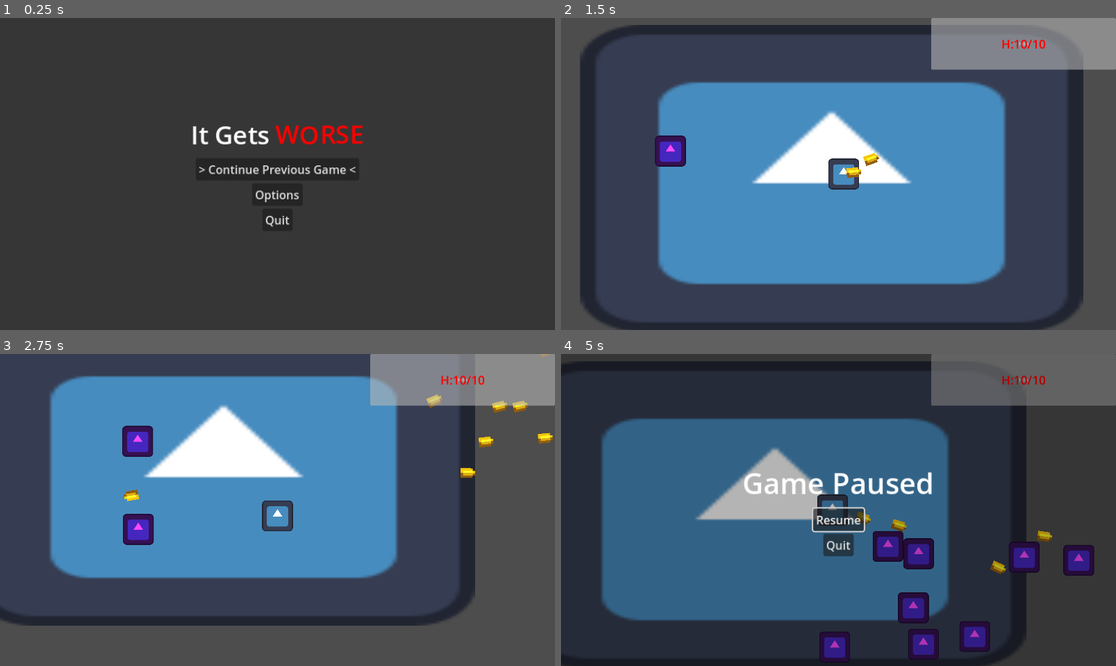
Above: before the commit, frames 1-4 (two rows, left to right).
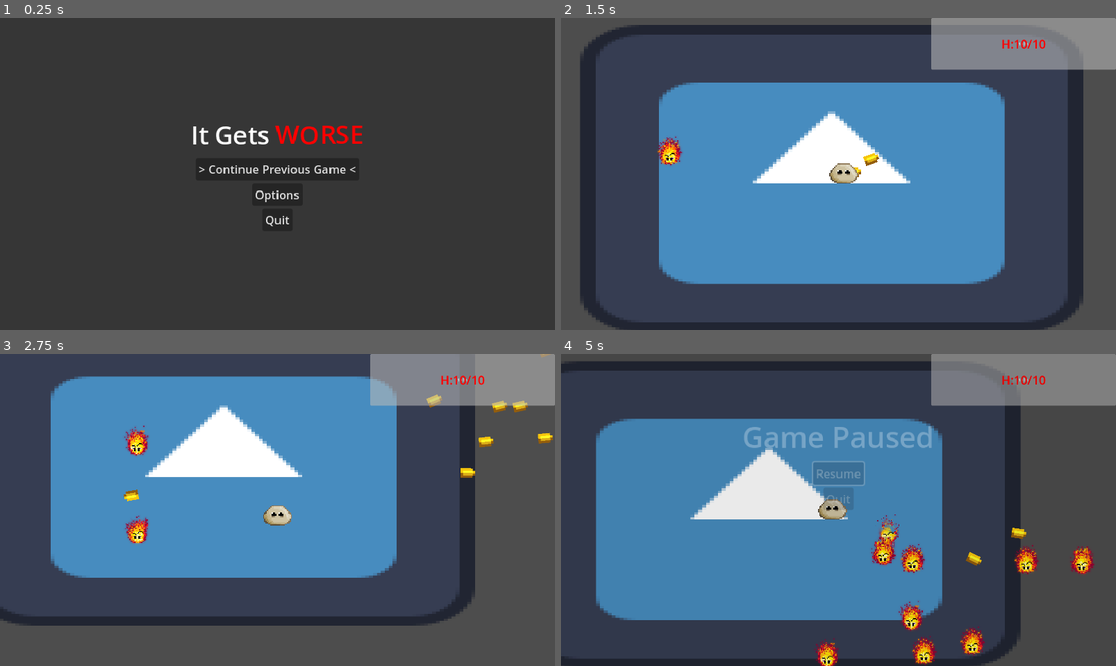
Above: after the commit, the same moments.

Repository: PixelSaver/it-gets-worse
Game: Godot game, scene res://UI/main_menu.tscn
The game is run twice, just before and just after one commit, with the same random seed, the same clock (stepped at 60 frames per second) and the same inputs. The engine's default icon, where the game draws it, is replaced by a stand-in: a white triangle on a blue panel in a dark square.
Inputs (mouse positions are in pixels of both pictures, inside the frame that each line leads up to):
- Up to frame 1 (0.25 s): no input
- Up to frame 2 (1.5 s): click "> Continue Previous Game <" at 0.5 s; tap Enter at 1.25 s; move the mouse to (960, 158) at 1.27 s; press the mouse at (960, 158) at 1.28 s; hold D (right) from 1.28 s (still down)
- Up to frame 3 (2.75 s): move the mouse to (166, 525) at 2.02 s; release D (right) at 2.03 s; release the mouse at (166, 525) at 2.03 s; hold S (down) from 2.03 s (still down); click (166, 525) at 2.1 s
- Up to frame 4 (5 s): move the mouse to (894, 441) at 2.77 s; release S (down) at 2.78 s; press the mouse at (894, 441) at 2.78 s; hold D (right) 2.78-3.53 s; move the mouse to (810, 572) at 3.52 s; release the mouse at (810, 572) at 3.53 s; hold W (up) 3.53-4.28 s; click (810, 572) at 3.6 s; move the mouse to (1005, 556) at 4.27 s; press the mouse at (1005, 556) at 4.28 s; hold A (left) from 4.28 s (still down); tap Escape (escape) at 4.9 s

The runs differ from the first frame. In frame 1, 0.6% of the frame differs, in the area x 34-66%, y 34-68%; in frame 2, 2.2%; in frame 3, 2.8%; in frame 4, 49%, in the area x 0-100%, y 0-100%.
Error before the commit: Invalid call. Nonexistent function 'release_mouse' in base 'Node (global.gd)'. (res://UI/pause_menu.gd:42)

Commit message:
added images from friend

Diff:
--- a/Scenes/enemy.tscn
+++ b/Scenes/enemy.tscn
@@ -1,9 +1,10 @@
-[gd_scene load_steps=7 format=3 uid="uid://hewpbt8k483p"]
+[gd_scene load_steps=26 format=3 uid="uid://hewpbt8k483p"]
 
 [ext_resource type="Script" uid="uid://bdfa32qk62ofn" path="res://Scripts/enemy.gd" id="1_1f0kj"]
-[ext_resource type="Texture2D" uid="uid://h5tjeu41up4j" path="res://Assets/icon.svg" id="1_hghv2"]
 [ext_resource type="PackedScene" uid="uid://cjrrrihvbu5g2" path="res://Scripts/Components/health_component.tscn" id="3_287tu"]
 [ext_resource type="PackedScene" uid="uid://ccmysrmb86a4n" path="res://Scripts/Components/hitbox_component.tscn" id="4_0830c"]
+[ext_resource type="Texture2D" uid="uid://dalr1718hr57v" path="res://Assets/flame/death/flame death spritesheet.png" id="4_ghaa6"]
+[ext_resource type="Texture2D" uid="uid://ddc16bcssahko" path="res://Assets/flame/idle/flame idle spritesheet.png" id="5_1dp5w"]
 
 [sub_resource type="CircleShape2D" id="CircleShape2D_1f0kj"]
 custom_solver_bias = 1.0
@@ -11,6 +12,138 @@
 
 [sub_resource type="CircleShape2D" id="CircleShape2D_ghaa6"]
 radius = 70.0
+
+[sub_resource type="AtlasTexture" id="AtlasTexture_auwsv"]
+atlas = ExtResource("4_ghaa6")
+region = Rect2(0, 0, 32, 32)
+
+[sub_resource type="AtlasTexture" id="AtlasTexture_8uf12"]
+atlas = ExtResource("4_ghaa6")
+region = Rect2(32, 0, 32, 32)
+
+[sub_resource type="AtlasTexture" id="AtlasTexture_po0sg"]
+atlas = ExtResource("4_ghaa6")
+region = Rect2(64, 0, 32, 32)
+
+[sub_resource type="AtlasTexture" id="AtlasTexture_haro7"]
+atlas = ExtResource("4_ghaa6")
+region = Rect2(96, 0, 32, 32)
+
+[sub_resource type="AtlasTexture" id="AtlasTexture_56vhr"]
+atlas = ExtResource("4_ghaa6")
+region = Rect2(128, 0, 32, 32)
+
+[sub_resource type="AtlasTexture" id="AtlasTexture_ta2yt"]
+atlas = ExtResource("4_ghaa6")
+region = Rect2(160, 0, 32, 32)
+
+[sub_resource type="AtlasTexture" id="AtlasTexture_m4x7e"]
+atlas = ExtResource("4_ghaa6")
+region = Rect2(192, 0, 32, 32)
+
+[sub_resource type="AtlasTexture" id="AtlasTexture_vt4ob"]
+atlas = ExtResource("4_ghaa6")
+region = Rect2(224, 0, 32, 32)
+
+[sub_resource type="AtlasTexture" id="AtlasTexture_hgeoe"]
+atlas = ExtResource("4_ghaa6")
+region = Rect2(256, 0, 32, 32)
+
+[sub_resource type="AtlasTexture" id="AtlasTexture_tk7xo"]
+atlas = ExtResource("4_ghaa6")
+region = Rect2(288, 0, 32, 32)
+
+[sub_resource type="AtlasTexture" id="AtlasTexture_scl1n"]
+atlas = ExtResource("4_ghaa6")
+region = Rect2(320, 0, 32, 32)
+
+[sub_resource type="AtlasTexture" id="AtlasTexture_dhkrs"]
+atlas = ExtResource("4_ghaa6")
+region = Rect2(352, 0, 32, 32)
+
+[sub_resource type="AtlasTexture" id="AtlasTexture_5xdhn"]
+atlas = ExtResource("4_ghaa6")
+region = Rect2(384, 0, 32, 32)
+
+[sub_resource type="AtlasTexture" id="AtlasTexture_4jyny"]
+atlas = ExtResource("5_1dp5w")
+region = Rect2(0, 0, 48, 48)
+
+[sub_resource type="AtlasTexture" id="AtlasTexture_vh8xy"]
+atlas = ExtResource("5_1dp5w")
+region = Rect2(48, 0, 48, 48)
+
+[sub_resource type="AtlasTexture" id="AtlasTexture_qjcj6"]
+atlas = ExtResource("5_1dp5w")
+region = Rect2(96, 0, 48, 48)
+
+[sub_resource type="AtlasTexture" id="AtlasTexture_4ycey"]
+atlas = ExtResource("5_1dp5w")
+region = Rect2(144, 0, 48, 48)
+
+[sub_resource type="SpriteFrames" id="SpriteFrames_8cim4"]
+animations = [{
+"frames": [{
+"duration": 1.0,
+"texture": SubResource("AtlasTexture_auwsv")
+}, {
+"duration": 1.0,
+"texture": SubResource("AtlasTexture_8uf12")
+}, {
+"duration": 1.0,
+"texture": SubResource("AtlasTexture_po0sg")
+}, {
+"duration": 1.0,
+"texture": SubResource("AtlasTexture_haro7")
+}, {
+"duration": 1.0,
+"texture": SubResource("AtlasTexture_56vhr")
+}, {
+"duration": 1.0,
+"texture": SubResource("AtlasTexture_ta2yt")
+}, {
+"duration": 1.0,
+"texture": SubResource("AtlasTexture_m4x7e")
+}, {
+"duration": 1.0,
+"texture": SubResource("AtlasTexture_vt4ob")
+}, {
+"duration": 1.0,
+"texture": SubResource("AtlasTexture_hgeoe")
+}, {
+"duration": 1.0,
+"texture": SubResource("AtlasTexture_tk7xo")
+}, {
+"duration": 1.0,
+"texture": SubResource("AtlasTexture_scl1n")
+}, {
+"duration": 1.0,
+"texture": SubResource("AtlasTexture_dhkrs")
+}, {
+"duration": 1.0,
+"texture": SubResource("AtlasTexture_5xdhn")
+}],
+"loop": false,
+"name": &"death",
+"speed": 24.0
+}, {
+"frames": [{
+"duration": 1.0,
+"texture": SubResource("AtlasTexture_4jyny")
+}, {
+"duration": 1.0,
+"texture": SubResource("AtlasTexture_vh8xy")
+}, {
+"duration": 1.0,
+"texture": SubResource("AtlasTexture_qjcj6")
+}, {
+"duration": 1.0,
+"texture": SubResource("AtlasTexture_4ycey")
+}],
+"loop": true,
+"name": &"idle",
+"speed": 8.0
+}]
 
 [node name="Enemy" type="RigidBody2D" groups=["Enemy"]]
 collision_layer = 5
@@ -21,10 +154,6 @@
 max_contacts_reported = 5
 linear_damp = 1.0
 script = ExtResource("1_1f0kj")
-
-[node name="Sprite2D" type="Sprite2D" parent="."]
-modulate = Color(0.976471, 0.282353, 1, 1)
-texture = ExtResource("1_hghv2")
 
 [node name="CollisionShape2D" type="CollisionShape2D" parent="."]
 shape = SubResource("CircleShape2D_1f0kj")
@@ -40,4 +169,10 @@
 [node name="CollisionShape2D" type="CollisionShape2D" parent="HitboxComponent"]
 shape = SubResource("CircleShape2D_ghaa6")
 
+[node name="Anime" type="AnimatedSprite2D" parent="."]
+scale = Vector2(4, 4)
+sprite_frames = SubResource("SpriteFrames_8cim4")
+animation = &"idle"
+autoplay = "idle"
+
 [connection signal="area_entered" from="HitboxComponent" to="." method="_on_hitbox_component_area_entered"]
--- a/Scenes/main.tscn
+++ b/Scenes/main.tscn
@@ -1,8 +1,9 @@
-[gd_scene load_steps=17 format=3 uid="uid://coix3ck81pwnx"]
+[gd_scene load_steps=18 format=3 uid="uid://coix3ck81pwnx"]
 
 [ext_resource type="Script" uid="uid://bbjs77er54yg5" path="res://Scripts/player.gd" id="1_bo1nx"]
 [ext_resource type="Texture2D" uid="uid://h5tjeu41up4j" path="res://Assets/icon.svg" id="2_8gbba"]
 [ext_resource type="Script" uid="uid://5iefwvgpe8i4" path="res://Scripts/enemy_spawner.gd" id="3_8gbba"]
+[ext_resource type="Texture2D" uid="uid://dn8mly03h8g8b" path="res://Assets/player.png" id="3_d1ilt"]
 [ext_resource type="Script" uid="uid://clie7ovm0xlsm" path="res://Scripts/gun.gd" id="3_jjvhh"]
 [ext_resource type="PackedScene" uid="uid://cjrrrihvbu5g2" path="res://Scripts/Components/health_component.tscn" id="4_6bp64"]
 [ext_resource type="PackedScene" uid="uid://ccmysrmb86a4n" path="res://Scripts/Components/hitbox_component.tscn" id="5_344ge"]
@@ -12,10 +13,10 @@
 [ext_resource type="PackedScene" uid="uid://dagq5n6bqn3fv" path="res://UI/pause_menu.tscn" id="10_hptm8"]
 
 [sub_resource type="CircleShape2D" id="CircleShape2D_jjvhh"]
+radius = 50.0
+
+[sub_resource type="CircleShape2D" id="CircleShape2D_ynf5e"]
 radius = 65.0
-
-[sub_resource type="CircleShape2D" id="CircleShape2D_ynf5e"]
-radius = 75.0
 
 [sub_resource type="WorldBoundaryShape2D" id="WorldBoundaryShape2D_344ge"]
 distance = -5000.0
@@ -45,7 +46,9 @@
 script = ExtResource("1_bo1nx")
 
 [node name="Sprite2D" type="Sprite2D" parent="Player"]
-texture = ExtResource("2_8gbba")
+z_index = 3
+scale = Vector2(5, 5)
+texture = ExtResource("3_d1ilt")
 
 [node name="CollisionShape2D" type="CollisionShape2D" parent="Player"]
 shape = SubResource("CircleShape2D_jjvhh")
--- a/Scripts/enemy.gd
+++ b/Scripts/enemy.gd
@@ -3,7 +3,10 @@
 
 @onready var health_component : HealthComponent = $HealthComponent
 @onready var hitbox_component : HitboxComponent = $HitboxComponent
+@onready var collision_shape: CollisionShape2D = $CollisionShape2D
+@onready var anime: AnimatedSprite2D = $Anime
 var enemy_speed : float = 1000
+var is_dead : bool = false
 
 
 func _ready() -> void:
@@ -11,6 +14,8 @@
 
 func _integrate_forces(state: PhysicsDirectBodyState2D) -> void:
 	if not Global.player: return
+	elif is_dead:
+		linear_damp = 10000
 	var dir_to_player = self.global_position.direction_to(Global.player.global_position + Global.player.velocity/10)
 	dir_to_player = Vector2.from_angle(dir_to_player.angle() + randfn(0,1)).normalized()
 	state.apply_force(dir_to_player * enemy_speed)
@@ -25,3 +30,12 @@
 func _on_hitbox_component_area_entered(area: Area2D) -> void:
 	if area is HitboxComponent and area.is_in_group("Player"):
 		area.damage(get_atk())
+
+func kill():
+	is_dead = true
+	call_deferred("disable_collision")
+	anime.play("death")
+	await anime.animation_finished
+	queue_free()
+func disable_collision():
+	collision_shape.disabled = true
--- a/Scripts/gun.gd
+++ b/Scripts/gun.gd
@@ -4,6 +4,7 @@
 @onready var bullet_scene = preload("res://Scenes/bullet.tscn")
 var spread : float = .3
 var recoil_str : float = 100
+var multishot
 var cooldown = .1
 var timer = 1000000
 
--- a/UI/death_menu.gd
+++ b/UI/death_menu.gd
@@ -39,6 +39,7 @@
 
 func _on_restart_button_pressed() -> void:
 	#Global.reset()
+	get_tree().paused = false
 	get_tree().change_scene_to_file("res://Scenes/main.tscn")
 	#close()
 
--- a/UI/pause_menu.gd
+++ b/UI/pause_menu.gd
@@ -39,7 +39,6 @@
 	show()
 	resume_button.grab_focus()
 
-	Global.release_mouse()
 	get_tree().paused = true
 
 	modulate.a = 0.0
--- a/project.godot
+++ b/project.godot
@@ -81,3 +81,7 @@
 
 2d_physics/layer_2="Player"
 2d_physics/layer_3="Enemy"
+
+[rendering]
+
+textures/canvas_textures/default_texture_filter=0
Binary file added: Assets/enemies/enemyRed.png
Not shown, added: Assets/enemies/enemyRed.png.import
Binary file added: Assets/player.png
Not shown, added: Assets/player.png.import
